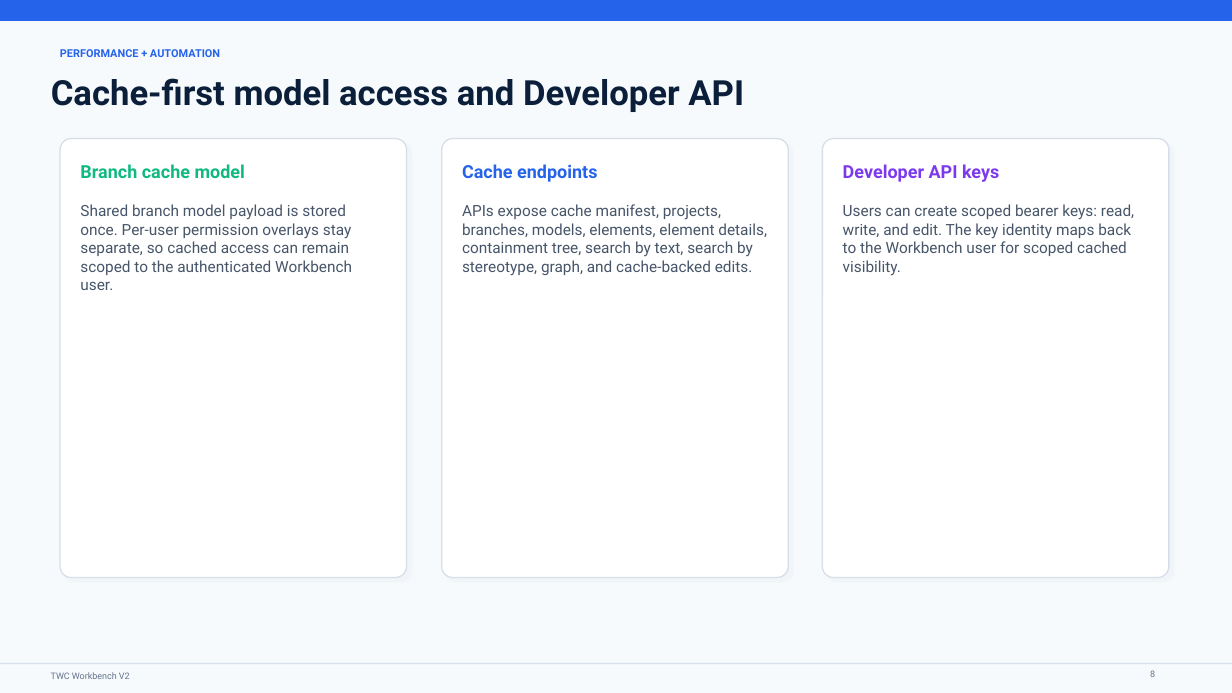
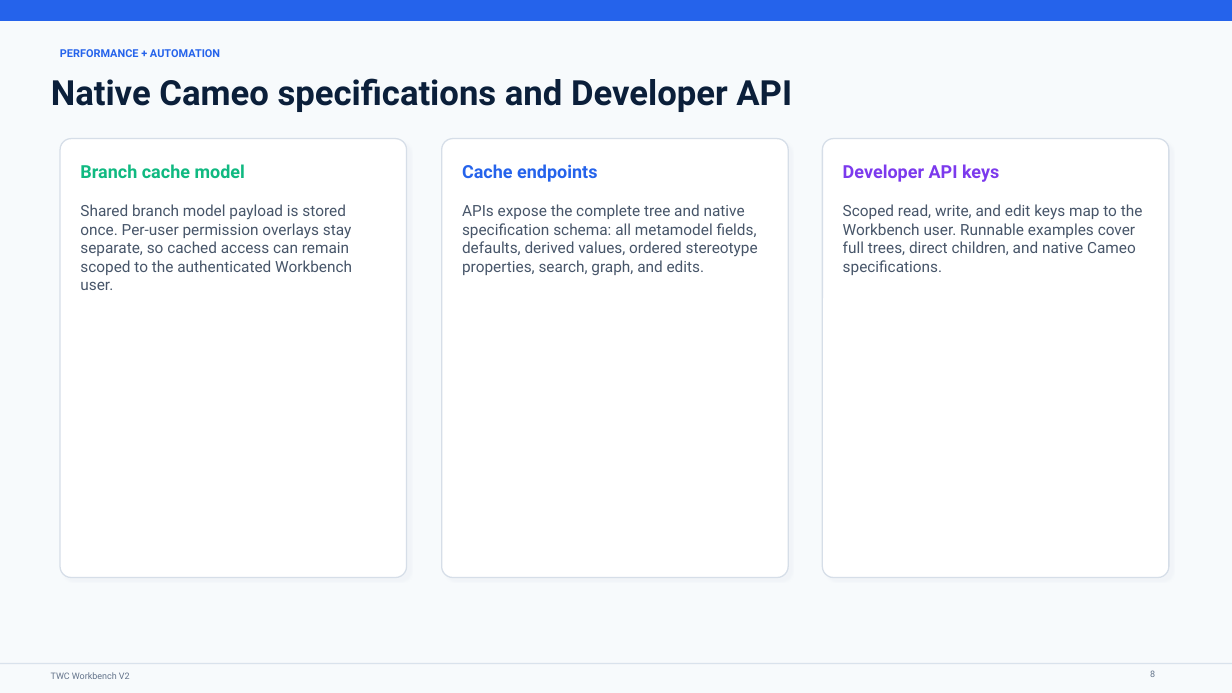
Before and after one commit to lordbeef2-sketch/2024x_WorkbenchV2, a slide deck: slide 8 of Presentation/TWC_WorkbenchV2_How_It_Works.pptx. Drawn at 1232x693 pixels with LibreOffice and Linux fonts; fonts in the diff are those of the drawing. Boxes give left, top, right and bottom in pixels: in the first picture for what was removed or moved away, otherwise in the second. Text is boxed around its words. In the diff, an @@ line names an element or a change of style, - is before the commit and + after.

Commit message:
Add native Cameo specs and grounded Workbench agent

```diff
--- a/Presentation/TWC_WorkbenchV2_How_It_Works.pptx
+++ b/Presentation/TWC_WorkbenchV2_How_It_Works.pptx
@@ text at box(51, 78, 792, 112): text changed @@
-Cache-first model access and Developer API
+Native Cameo specifications and Developer API
@@ text at box(462, 204, 758, 275): text changed @@
-APIs expose cache manifest, projects, branches, models, elements, element details, containment tree, search by text, search by stereotype, graph, and cache-backed edits.
+APIs expose the complete tree and native specification schema: all metamodel fields, defaults, derived values, ordered stereotype properties, search, graph, and edits.
@@ text at box(843, 204, 1143, 275): text changed @@
-Users can create scoped bearer keys: read, write, and edit. The key identity maps back to the Workbench user for scoped cached visibility.
+Scoped read, write, and edit keys map to the Workbench user. Runnable examples cover full trees, direct children, and native Cameo specifications.
```
Also in this commit, not shown: 6 other slides changed, 18 other files.
